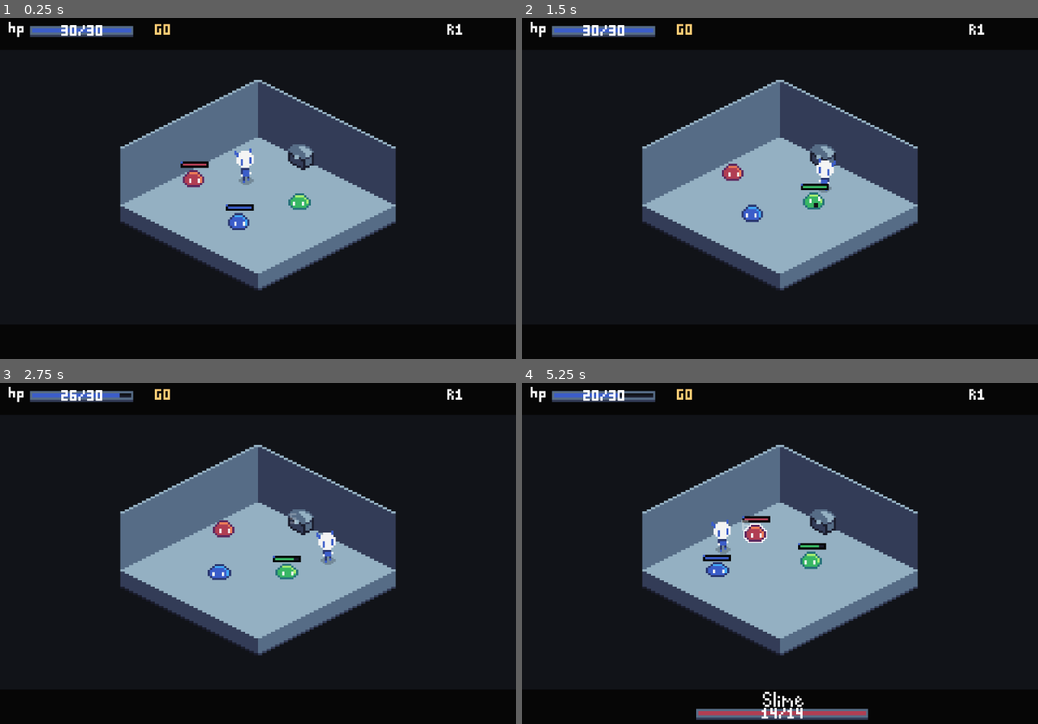
Above: before the commit, frames 1-4 (two rows, left to right).
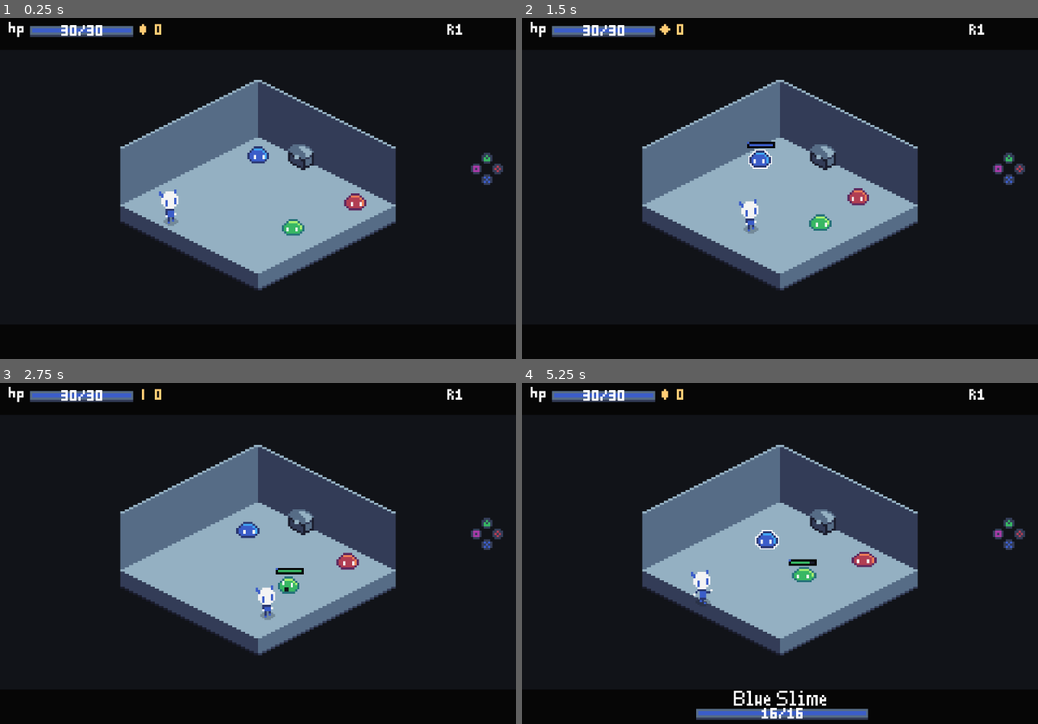
Above: after the commit, the same moments.

Repository: Whynchu/TinyDemons
Game: Godot game, scene res://scenes/main.tscn
The game is run twice, just before and just after one commit, with the same random seed, the same clock (stepped at 60 frames per second) and the same inputs.
Inputs (mouse positions are in pixels of both pictures, inside the frame that each line leads up to):
- Up to frame 1 (0.25 s): no input
- Up to frame 2 (1.5 s): tap Enter (ui_accept) at 0.5, 0.77 s; move the mouse to (893, 171) at 0.52 s; hold Right 0.53-1.28 s; hold Q 0.53-1.28 s; click (893, 171) at 0.67 s; move the mouse to (676, 205) at 1.27 s; hold Down from 1.28 s (still down); tap Tab at 1.35 s
- Up to frame 3 (2.75 s): tap Enter (ui_accept) at 1.52 s; move the mouse to (309, 475) at 2.02 s; release Down at 2.03 s; hold Right from 2.03 s (still down); hold J from 2.03 s (still down)
- Up to frame 4 (5.25 s): move the mouse to (754, 621) at 2.77 s; release Right at 2.78 s; release J at 2.78 s; hold Up 2.78-3.53 s; tap Space at 2.85 s; click (754, 621) at 2.92 s; tap Enter (ui_accept) at 3.02, 3.77, 4.52 s; move the mouse to (934, 604) at 3.52 s; hold E 3.53-4.28 s; hold Left 3.53-5.03 s; move the mouse to (625, 502) at 4.27 s; tap K at 4.35 s; move the mouse to (805, 553) at 5.02 s; hold Down from 5.03 s (still down); hold Q from 5.03 s (still down); click (805, 553) at 5.17 s

The runs differ from the first frame. In frame 1, 2.0% of the frame differs, in the area x 27-98%, y 1-64%; in frame 2, 1.9%; in frame 3, 2.0%; in frame 4, 3.1%, in the area x 11-98%, y 1-99%.

Commit message:
Update HUD buttons and combat presentation

Diff:
--- a/tiny-demons/scenes/main.tscn
+++ b/tiny-demons/scenes/main.tscn
@@ -485,15 +485,8 @@
 fill_color = Color(0.1, 0.45, 1, 0.22)
 outline_color = Color(0.1, 0.35, 1, 0.85)
 
-[node name="TinyDemonShadow" type="Sprite2D" parent="Actors" unique_id=9400076]
-self_modulate = Color(1, 1, 1, 0.25)
-position = Vector2(106, 68)
-scale = Vector2(1, 0.6874999)
-texture = ExtResource("18_demon_shadow")
-centered = false
-
 [node name="TinyDemon" type="Sprite2D" parent="Actors" unique_id=505468505]
-position = Vector2(106, 62)
+position = Vector2(71, 81)
 texture = ExtResource("7_demon")
 centered = false
 
@@ -535,11 +528,18 @@
 
 [node name="TinyDemonAttack" type="Sprite2D" parent="Actors" unique_id=1810667410]
 visible = false
-position = Vector2(96, 52)
+position = Vector2(61, 71)
+centered = false
+
+[node name="TinyDemonShadow" type="Sprite2D" parent="Actors" unique_id=9400076]
+self_modulate = Color(1, 1, 1, 0.25)
+position = Vector2(71, 87)
+scale = Vector2(1, 0.6874999)
+texture = ExtResource("18_demon_shadow")
 centered = false
 
 [node name="SlimeBlue" type="Sprite2D" parent="Actors" unique_id=437783528]
-position = Vector2(103, 88)
+position = Vector2(112, 57)
 texture = ExtResource("8_slime_blue")
 centered = false
 
@@ -578,7 +578,7 @@
 outline_color = Color(1, 0.7, 0.05, 0.9)
 
 [node name="SlimeGreen" type="Sprite2D" parent="Actors" unique_id=1286052185]
-position = Vector2(131, 79)
+position = Vector2(128, 91)
 texture = ExtResource("9_slime_green")
 centered = false
 
@@ -619,7 +619,7 @@
 centered = false
 
 [node name="SlimeRed" type="Sprite2D" parent="Actors" unique_id=1653609669]
-position = Vector2(82, 68)
+position = Vector2(157, 79)
 texture = ExtResource("10_slime_red")
 centered = false
 
--- a/tiny-demons/scripts/gameplay.gd
+++ b/tiny-demons/scripts/gameplay.gd
@@ -57,6 +57,8 @@
 const HEALTH_PER_VIT := 2.0
 const DAMAGE_BASE := 2.0
 const DAMAGE_DEFENSE_SCALE := 12.0
+const DAMAGE_ROLL_MIN := 0.85
+const DAMAGE_ROLL_MAX := 1.15
 const PLAYER_ATTACK_KNOCKBACK := 16.0
 const PLAYER_ATTACK_HITBOX_SIZE := Vector2(24, 24)
 const PLAYER_ATTACK_HITBOX_RIGHT_OFFSET := Vector2(6, -7)
@@ -74,6 +76,7 @@
 const ENEMY_HEALTH_REGEN_FILL_SPEED := 10.0
 const ENEMY_HEALTH_DAMAGE_HANG_TIME := 0.14
 const DAMAGE_NUMBER_LIFETIME := 0.65
+const DAMAGE_NUMBER_POP_TIME := 0.10
 const DAMAGE_NUMBER_FLOAT_SPEED := 12.0
 const SLIME_DEATH_PARTICLE_COUNT := 26
 const SLIME_DEATH_PARTICLE_LIFETIME := 0.7
@@ -248,6 +251,10 @@
 var interact_prompt_timer := 0.0
 var room_number_indicator: Sprite2D = null
 var gold_indicator: Sprite2D = null
+var gold_amount_indicator: Sprite2D = null
+var gold_animation_frames: Array[Texture2D] = []
+var gold_animation_timer := 0.0
+var button_hud_sprites: Array[Sprite2D] = []
 var target_health_text: Sprite2D = null
 var player_health_text: Sprite2D = null
 var player_start_position := Vector2.ZERO
@@ -320,6 +327,7 @@
 	_build_interact_prompt()
 	_build_room_number_indicator()
 	_build_gold_indicator()
+	_build_button_hud()
 	_build_game_over_ui()
 	player_equipment = player.get_node_or_null("Equipment") as EquipmentComponent
 	if player_equipment == null:
@@ -407,7 +415,7 @@
 		player_combo_buffer_timer = PLAYER_COMBO_WINDOW
 
 	# if there is a buffered combo and player is free, start attack2
-	if player_combo_buffered and not player_is_attacking and player_attack2_cooldown_timer <= 0.0:
+	if player_combo_buffered and not player_is_attacking and player_between_timer <= 0.0 and player_attack2_cooldown_timer <= 0.0:
 		_start_player_attack(2)
 		player_combo_buffered = false
 
@@ -569,6 +577,8 @@
 	game_over_button.mouse_default_cursor_shape = Control.CURSOR_POINTING_HAND
 	var normal_style := StyleBoxFlat.new()
 	normal_style.bg_color = Color(0, 0, 0, 0)
+	normal_style.border_color = Color(0.72, 0.72, 0.72, 0.9)
+	normal_style.set_border_width_all(1)
 	var focus_style := StyleBoxFlat.new()
 	focus_style.bg_color = Color(1, 1, 1, 0.12)
 	focus_style.border_color = Color.WHITE
@@ -797,6 +807,7 @@
 	var hit_frame := PLAYER_ATTACK2_HIT_FRAME if player_anim_name == "attack2" else PLAYER_ATTACK_HIT_FRAME
 
 	if player_anim_frame >= frames.size():
+		var finished_attack1_with_combo := player_anim_name == "attack1" and player_combo_buffered and player_between_attack_texture != null
 		if player_anim_name == "attack2":
 			player_attack2_cooldown_timer = PLAYER_ATTACK2_COOLDOWN
 			player_just_finished_attack2 = true
@@ -809,6 +820,9 @@
 		player_anim_frame = 0
 		player_anim_timer = 0.0
 		_apply_player_animation_frame()
+		if finished_attack1_with_combo:
+			player_between_timer = PLAYER_BETWEEN_ATTACK_TIME
+			_set_actor_base_texture(player, player_between_attack_texture)
 		return
 
 	_apply_player_animation_frame()
@@ -918,7 +932,9 @@
 	# At DEF equal to DAMAGE_DEFENSE_SCALE, the defender takes half damage;
 	# every point beyond that has progressively less impact.
 	var defense_multiplier := DAMAGE_DEFENSE_SCALE / (DAMAGE_DEFENSE_SCALE + maxf(defender_def, 0.0))
-	return maxf(1.0, raw_damage * defense_multiplier)
+	var calculated_damage := raw_damage * defense_multiplier
+	var damage_roll := maxf(rng.randf_range(DAMAGE_ROLL_MIN, DAMAGE_ROLL_MAX), DAMAGE_ROLL_MIN)
+	return maxf(1.0, floorf(calculated_damage * damage_roll))
 
 
 func _max_health_for_stats(stats: StatsComponent) -> float:
@@ -1004,13 +1020,13 @@
 	interact_prompt = Sprite2D.new()
 	interact_prompt.name = "InteractPrompt"
 	interact_prompt.texture = _pixel_number_texture("!", Color8(255, 205, 117))
-	interact_prompt.scale = Vector2(2.0, 2.0)
+	interact_prompt.scale = Vector2(1.5, 1.5)
 	interact_prompt.centered = false
 	interact_prompt.texture_filter = CanvasItem.TEXTURE_FILTER_NEAREST
 	interact_prompt.z_as_relative = false
 	interact_prompt.z_index = OVERWORLD_UI_Z + 1
 	interact_prompt.visible = false
-	interact_prompt_base_position = Vector2(5, -10)
+	interact_prompt_base_position = Vector2(6, -7)
 	add_child(interact_prompt)
 
 
@@ -1029,16 +1045,45 @@
 	gold_indicator = Sprite2D.new()
 	gold_indicator.name = "GoldIndicator"
 	gold_indicator.centered = false
+	gold_animation_frames = _slice_frames("res://assets/artwork/GoldFresh2.png", Vector2i(5, 5))
+	gold_indicator.texture = gold_animation_frames[0] if not gold_animation_frames.is_empty() else null
 	gold_indicator.texture_filter = CanvasItem.TEXTURE_FILTER_NEAREST
+	gold_indicator.scale = Vector2.ONE
 	gold_indicator.z_index = 2
-	gold_indicator.position = Vector2(72, 4)
+	gold_indicator.position = Vector2(64, 4)
 	ui.add_child(gold_indicator)
+	gold_amount_indicator = Sprite2D.new()
+	gold_amount_indicator.name = "GoldAmount"
+	gold_amount_indicator.centered = false
+	gold_amount_indicator.texture_filter = CanvasItem.TEXTURE_FILTER_NEAREST
+	gold_amount_indicator.z_index = 2
+	gold_amount_indicator.position = Vector2(72, 4)
+	ui.add_child(gold_amount_indicator)
 	_update_gold_indicator()
 
 
 func _update_gold_indicator() -> void:
 	if gold_indicator != null:
-		gold_indicator.texture = _pixel_number_texture("G%d" % gold, Color8(255, 205, 117))
+		gold_amount_indicator.texture = _pixel_number_texture(str(gold), Color8(255, 205, 117))
+
+
+func _build_button_hud() -> void:
+	var button_data := [
+		{"texture": "triangle55.png", "position": Vector2(224, 64)},
+		{"texture": "square55.png", "position": Vector2(219, 69)},
+		{"texture": "x55.png", "position": Vector2(224, 74)},
+		{"texture": "circle55.png", "position": Vector2(229, 69)},
+	]
+	button_hud_sprites.clear()
+	for data in button_data:
+		var button_sprite := Sprite2D.new()
+		button_sprite.texture = _load_texture_or_null("res://assets/artwork/" + data["texture"])
+		button_sprite.centered = false
+		button_sprite.texture_filter = CanvasItem.TEXTURE_FILTER_NEAREST
+		button_sprite.position = data["position"]
+		button_sprite.z_index = 2
+		ui.add_child(button_sprite)
+		button_hud_sprites.append(button_sprite)
 
 
 func _build_target_health_text() -> void:
@@ -1155,8 +1200,9 @@
 		return
 
 	interact_prompt_timer = fmod(interact_prompt_timer + delta, INTERACT_PROMPT_BOB_TIME)
-	var bob := sin((interact_prompt_timer / INTERACT_PROMPT_BOB_TIME) * TAU) * 1.0
-	interact_prompt.global_position = chest.global_position + interact_prompt_base_position + Vector2(0, bob)
+	var bob_phase := (interact_prompt_timer / INTERACT_PROMPT_BOB_TIME) * TAU
+	var bob := snappedf(sin(bob_phase) * 1.0, 0.5)
+	interact_prompt.global_position = _snap_half_pixel(chest.global_position + interact_prompt_base_position + Vector2(0, bob))
 	interact_prompt.z_index = OVERWORLD_UI_Z + 1
 
 
@@ -1463,7 +1509,8 @@
 	chest_flash_overlay.z_as_relative = false
 	chest_flash_overlay.z_index = chest.z_index + 1
 	chest_flash_overlay.global_position = chest.global_position
-	chest_flash_overlay.modulate = Color(1, 1, 1, 0)
+	# Start at full white so pressing the chest produces an immediate flash.
+	chest_flash_overlay.modulate = Color.WHITE
 	add_child(chest_flash_overlay)
 
 
@@ -1550,7 +1597,7 @@
 	for index in count:
 		var source_pixel := candidates[index]
 		var particle := Sprite2D.new()
-		particle.texture = _pixel_particle_texture(Color.WHITE)
+		particle.texture = _pixel_particle_texture(image.get_pixelv(source_pixel))
 		particle.centered = false
 		particle.texture_filter = CanvasItem.TEXTURE_FILTER_NEAREST
 		particle.z_as_relative = false
@@ -1583,13 +1630,20 @@
 
 		var velocity := particle_data["velocity"] as Vector2
 		velocity.y += float(particle_data.get("gravity", 18.0)) * delta
-		particle.position += velocity * delta
+		var logical_position := particle_data.get("logical_position", particle.position) as Vector2
+		logical_position += velocity * delta
+		particle_data["logical_position"] = logical_position
+		particle.position = _snap_half_pixel(logical_position)
 		var color := particle.modulate
 		var lifetime := float(particle_data.get("lifetime", SLIME_DEATH_PARTICLE_LIFETIME))
 		color.a = clampf(timer / lifetime, 0.0, 1.0)
 		particle.modulate = color
 		particle_data["velocity"] = velocity
 		particle_data["timer"] = timer
+
+
+func _snap_half_pixel(position: Vector2) -> Vector2:
+	return Vector2(snappedf(position.x, 0.5), snappedf(position.y, 0.5))
 
 
 func _pixel_particle_texture(color: Color, size: int = 1) -> Texture2D:
@@ -1977,6 +2031,7 @@
 	damage_numbers.append({
 		"sprite": sprite,
 		"timer": DAMAGE_NUMBER_LIFETIME,
+		"pop_timer": DAMAGE_NUMBER_POP_TIME,
 		"velocity": velocity,
 	})
 
@@ -1985,14 +2040,24 @@
 	for index in range(damage_numbers.size() - 1, -1, -1):
 		var damage_number := damage_numbers[index]
 		var sprite := damage_number["sprite"] as Sprite2D
-		var timer := float(damage_number["timer"]) - delta
-		if sprite == null or timer <= 0.0:
-			if sprite != null:
-				sprite.queue_free()
+		if sprite == null:
 			damage_numbers.remove_at(index)
 			continue
-
-		sprite.position += damage_number.get("velocity", Vector2.ZERO) as Vector2 * delta
+		var pop_timer := float(damage_number.get("pop_timer", 0.0))
+		if pop_timer > 0.0:
+			damage_number["pop_timer"] = maxf(pop_timer - delta, 0.0)
+			sprite.modulate = Color.WHITE
+			continue
+		var timer := float(damage_number["timer"]) - delta
+		if timer <= 0.0:
+			sprite.queue_free()
+			damage_numbers.remove_at(index)
+			continue
+
+		var logical_position := damage_number.get("logical_position", sprite.position) as Vector2
+		logical_position += damage_number.get("velocity", Vector2.ZERO) as Vector2 * delta
+		damage_number["logical_position"] = logical_position
+		sprite.position = _snap_half_pixel(logical_position)
 		var color := Color.WHITE
 		color.a = clampf(timer / DAMAGE_NUMBER_LIFETIME, 0.0, 1.0)
 		sprite.modulate = color
@@ -2005,6 +2070,43 @@
 
 func _pixel_text_texture(text: String, color: Color) -> Texture2D:
 	return _pixel_number_texture(text, color)
+
+
+func _pixel_name_texture(text: String, color: Color) -> Texture2D:
+	# Seven-pixel name glyphs based on the original SlimeText lettering.
+	var glyphs := {
+		"B": ["11110", "10001", "10001", "11110", "10001", "10001", "11110"],
+		"G": ["01110", "10001", "10000", "10111", "10001", "10001", "01110"],
+		"R": ["11110", "10001", "10001", "11110", "10100", "10010", "10001"],
+		"S": ["01111", "10000", "10000", "01110", "00001", "00001", "11110"],
+		"d": ["00001", "00001", "01101", "10011", "10001", "10011", "01101"],
+		"i": ["010", "000", "110", "010", "010", "010", "111"],
+		"l": ["110", "010", "010", "010", "010", "010", "111"],
+		"r": ["000", "000", "101", "110", "100", "100", "100"],
+		"u": ["000", "000", "101", "101", "101", "111", "101"],
+		"e": ["000", "000", "010", "101", "111", "100", "011"],
+		"n": ["000", "000", "110", "101", "101", "101", "101"],
+		"m": ["00000", "00000", "11011", "10101", "10101", "10101", "10101"],
+		" ": ["0", "0", "0", "0", "0", "0", "0"],
+	}
+	var spacing := 1
+	var image_width := 0
+	for character in text:
+		var pattern: Array = glyphs.get(character, glyphs[" "])
+		image_width += (pattern[0] as String).length() + spacing
+	image_width = maxi(image_width - spacing, 1)
+	var image := Image.create(image_width, 7, false, Image.FORMAT_RGBA8)
+	image.fill(Color.TRANSPARENT)
+	var x_offset := 0
+	for character in text:
+		var pattern: Array = glyphs.get(character, glyphs[" "])
+		for y in 7:
+			var row := pattern[y] as String
+			for x in row.length():
+				if row[x] == "1":
+					image.set_pixel(x_offset + x, y, color)
+		x_offset += (pattern[0] as String).length() + spacing
+	return ImageTexture.create_from_image(image)
 
 
 func _pixel_number_texture(text: String, color: Color) -> Texture2D:
@@ -3065,6 +3167,9 @@
 		return
 
 	_set_target_ui_visible(true)
+	target_name_text.texture = _pixel_name_texture(_slime_display_name(current_target), Color.WHITE)
+	target_name_text.centered = true
+	target_name_text.position = Vector2(120, 148)
 	var fill_texture := target_health_fill_textures.get(current_target, target_health_fill.texture) as Texture2D
 	if fill_texture != null and target_health_fill.texture != fill_texture:
 		target_health_fill.texture = fill_texture
@@ -3092,6 +3197,14 @@
 		target_health_text.visible = target_visible
 
 
+func _slime_display_name(slime: Sprite2D) -> String:
+	if slime == slime_blue:
+		return "Blue Slime"
+	if slime == slime_red:
+		return "Red Slime"
+	return "Green Slime"
+
+
 func _update_player_health_ui() -> void:
 	var max_health := _player_max_health()
 	_set_fill_ratio(player_health_fill, player_health_fill_size, clampf(player_health / max_health, 0.0, 1.0))
@@ -3104,7 +3217,31 @@
 	fill.region_rect = Rect2(Vector2.ZERO, Vector2(fill_size.x * clampf(ratio, 0.0, 1.0), fill_size.y))
 
 
+func _update_button_hud() -> void:
+	if button_hud_sprites.size() < 4:
+		return
+	var devices := _controller_devices()
+	var triangle_pressed := false
+	var square_pressed := false
+	var x_pressed := false
+	var circle_pressed := false
+	for device in devices:
+		triangle_pressed = triangle_pressed or Input.is_joy_button_pressed(device, JOY_BUTTON_Y)
+		square_pressed = square_pressed or Input.is_joy_button_pressed(device, JOY_BUTTON_X)
+		x_pressed = x_pressed or Input.is_joy_button_pressed(device, JOY_BUTTON_A)
+		circle_pressed = circle_pressed or Input.is_joy_button_pressed(device, JOY_BUTTON_B)
+	var pressed := [triangle_pressed, square_pressed, x_pressed, circle_pressed]
+	for index in button_hud_sprites.size():
+		button_hud_sprites[index].modulate = Color(1.7, 1.7, 1.7, 1.0) if pressed[index] else Color.WHITE
+
+
 func _update_overworld_ui() -> void:
+	_update_button_hud()
+	if gold_indicator != null and not gold_animation_frames.is_empty():
+		gold_animation_timer = fmod(gold_animation_timer + get_process_delta_time(), 0.48)
+		var gold_frame_index := mini(int(gold_animation_timer / 0.12), gold_animation_frames.size() - 1)
+		gold_indicator.texture = gold_animation_frames[gold_frame_index]
+
 	for slime in slimes:
 		var frame := target_overhead_frames.get(slime) as Sprite2D
 		var damage_fill := target_overhead_damage_fills.get(slime) as Sprite2D
Binary file added: tiny-demons/assets/artwork/Gold.png
Not shown, added: tiny-demons/assets/artwork/Gold.png.import
Binary file added: tiny-demons/assets/artwork/GoldFresh.png
Not shown, added: tiny-demons/assets/artwork/GoldFresh.png.import
Binary file added: tiny-demons/assets/artwork/GoldFresh2.png
Not shown, added: tiny-demons/assets/artwork/GoldFresh2.png.import
Binary file added: tiny-demons/assets/artwork/circle55.png
Not shown, added: tiny-demons/assets/artwork/circle55.png.import
Binary file added: tiny-demons/assets/artwork/square55.png
Not shown, added: tiny-demons/assets/artwork/square55.png.import
Binary file added: tiny-demons/assets/artwork/triangle55.png
Not shown, added: tiny-demons/assets/artwork/triangle55.png.import
(and 10 more such lines)
